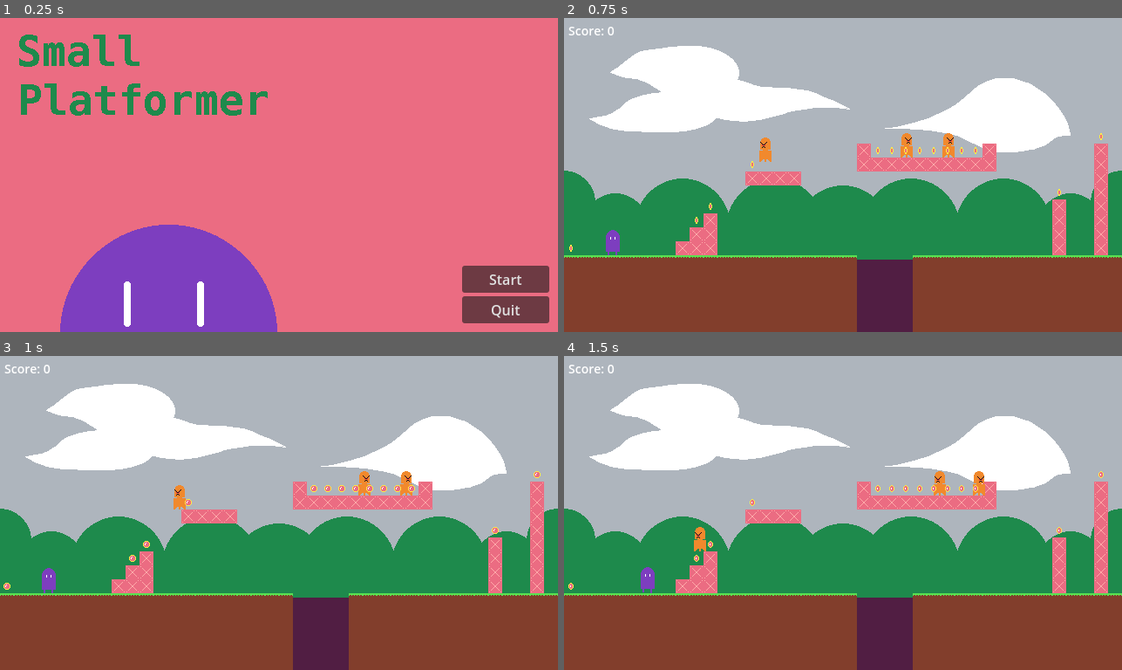
Above: before the commit, frames 1-4 (two rows, left to right).
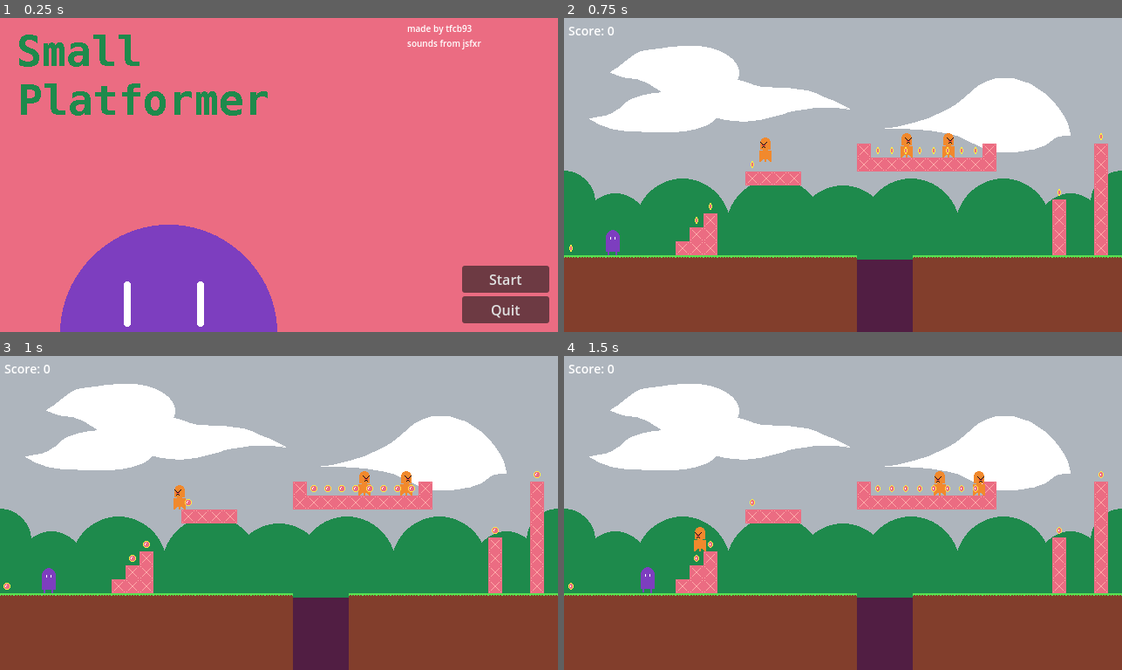
Above: after the commit, the same moments.

Repository: tfcb93/module-small-platformer
Game: Godot game, scene res://scenes/game.tscn
The game is run twice, just before and just after one commit, with the same random seed, the same clock (stepped at 60 frames per second) and the same inputs.
Inputs:
- Up to frame 1 (0.25 s): no input
- Up to frame 2 (0.75 s): click "Start" at 0.5 s
- Up to frame 3 (1 s): no input
- Up to frame 4 (1.5 s): hold Right (right) from 1.28 s (still down)

The runs differ from the first frame. In frame 1, 0.3% of the frame differs, in the area x 72-87%, y 2-10%; in frame 2, nothing differs; in frame 3, nothing differs; in frame 4, nothing differs.

Commit message:
Adds credits to the main screen

Diff:
--- a/scenes/start_screen.tscn
+++ b/scenes/start_screen.tscn
@@ -1,7 +1,10 @@
-[gd_scene load_steps=3 format=3 uid="uid://cv36qe2hnc12b"]
+[gd_scene load_steps=4 format=3 uid="uid://cv36qe2hnc12b"]
 
 [ext_resource type="Script" uid="uid://btedjcmobtt8y" path="res://scripts/start_screen.gd" id="1_o7i0r"]
 [ext_resource type="Texture2D" uid="uid://c5l82vmrv78j1" path="res://assets/images/title_screen.png" id="1_tx5wa"]
+
+[sub_resource type="LabelSettings" id="LabelSettings_o7i0r"]
+font_size = 10
 
 [node name="Start Screen" type="Node2D"]
 script = ExtResource("1_o7i0r")
@@ -40,9 +43,24 @@
 layout_mode = 2
 text = "Quit"
 
+[node name="Label" type="Label" parent="interface/Control"]
+layout_mode = 1
+anchors_preset = 1
+anchor_left = 1.0
+anchor_right = 1.0
+offset_left = -173.0
+offset_top = 5.0
+offset_right = -5.0
+offset_bottom = 28.0
+grow_horizontal = 0
+text = "made by tfcb93
+sounds from jsfxr"
+label_settings = SubResource("LabelSettings_o7i0r")
+
 [node name="background" type="Sprite2D" parent="."]
 texture = ExtResource("1_tx5wa")
 offset = Vector2(320, 180)
+metadata/_edit_lock_ = true
 
 [connection signal="pressed" from="interface/Control/VBoxContainer/start game" to="." method="_on_start_game_pressed"]
 [connection signal="pressed" from="interface/Control/VBoxContainer/quit" to="." method="_on_quit_pressed"]
